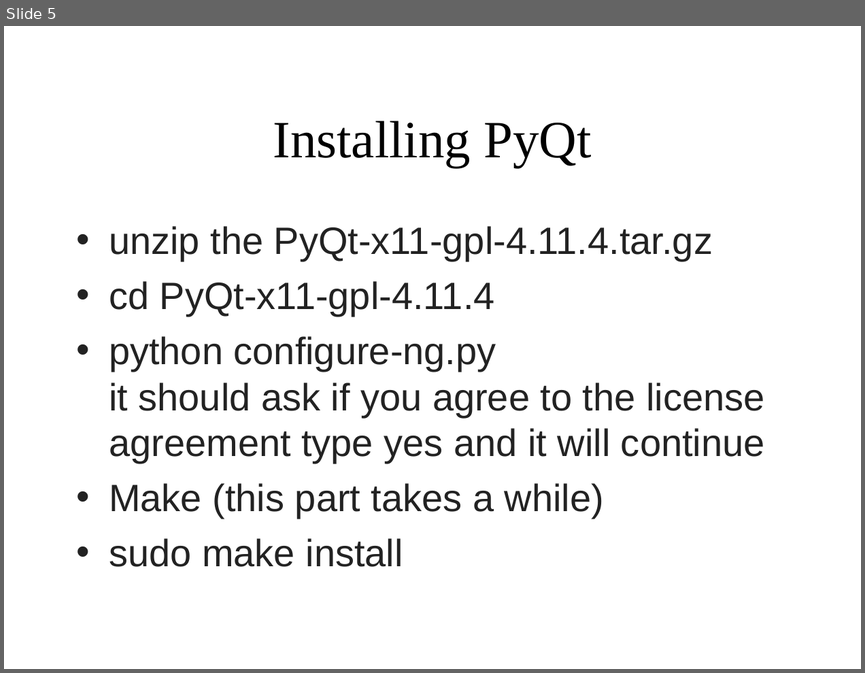
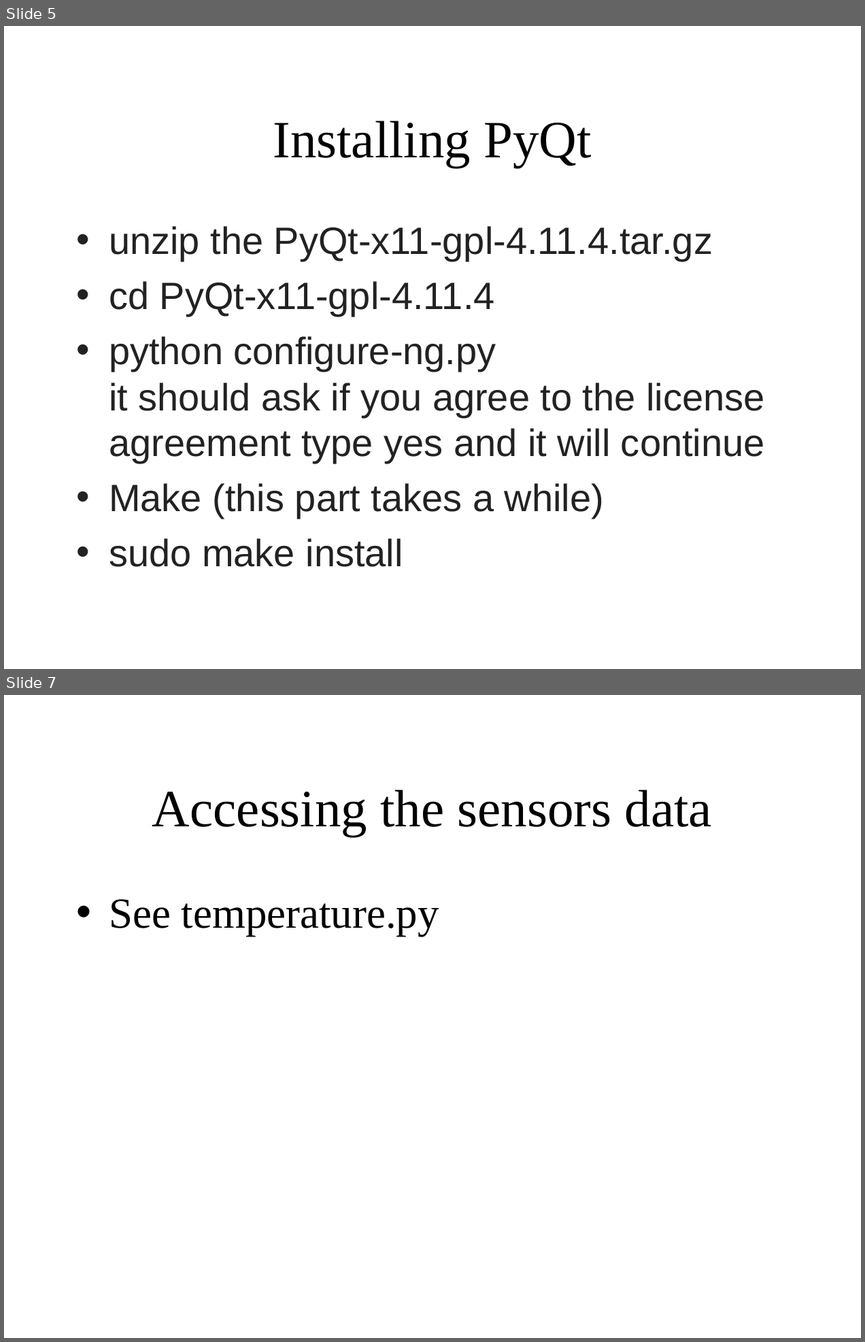
Before and after one commit to gregd307/Brewery, a slide deck: PyQt.ppt. Shown one above the other, each under a label of ours: slide 5 before the commit, slides 5 and 7 after it; the slides between them are not shown. The pictures are 865x673 and 865x1342 pixels, drawn with LibreOffice and Linux fonts; fonts in the diff are those of the drawing. Boxes give left, top, right and bottom in pixels: in the first picture for what was removed or moved away, otherwise in the second. Text is boxed around its words. In the diff, an @@ line names an element or a change of style, - is before the commit and + after.

Commit message:
added new features to program
saves and loads recipes
graphs temprature data
loads splash screen

```diff
--- a/PyQt.ppt
+++ b/PyQt.ppt
@@ slide 7 added at (4, 695, 861, 1338), background #FFFFFF @@
@@ title added at (152, 790, 712, 836), 44 pt, text #000000 @@
+Accessing the sensors data
@@ text added at (109, 899, 439, 936), 36 pt, text #000000 @@
+• See temperature.py
```
Also in this commit, not shown: 2 other slides added, 11 other files.
